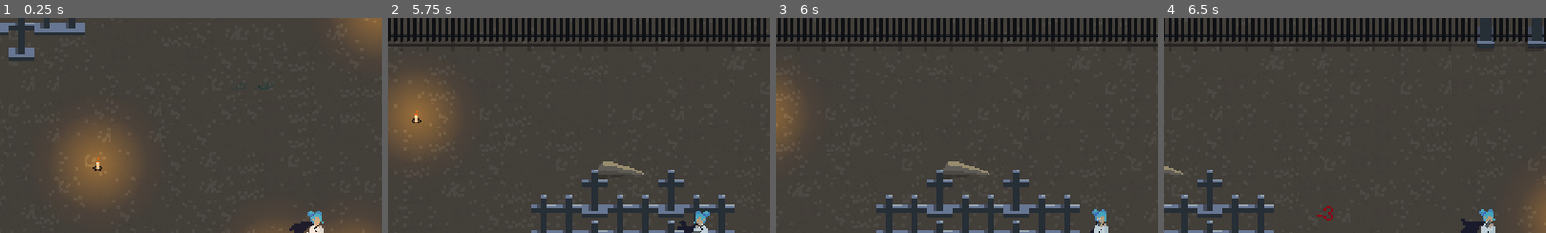
Above: before the commit, frames 1-4 (left to right).
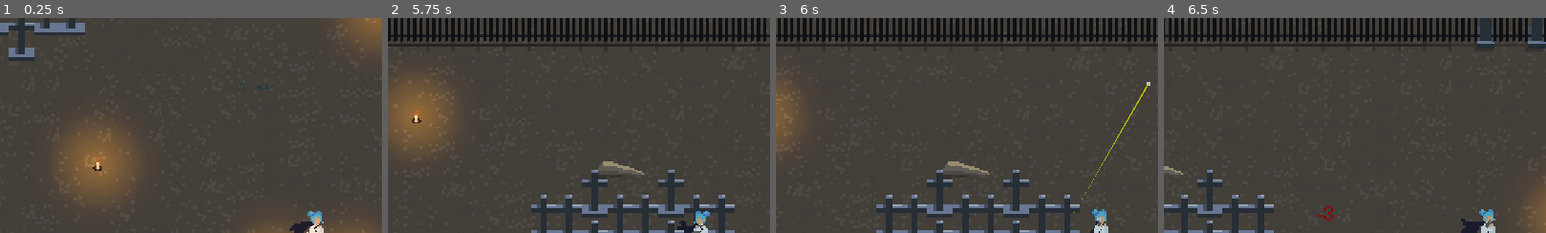
Above: after the commit, the same moments.

Repository: Niimphu/JGJ24
Game: Godot game, scene res://scenes/game/game.tscn
Two runs of this game, one before a commit and one after it. Both use one fixed random seed, a clock stepped at 60 frames per second and the inputs below. The engine's default icon, where the game draws it, is replaced by a stand-in: a white triangle on a blue panel in a dark square.
Inputs (mouse positions are % of the whole screen's width and height, from its top left):
- Up to frame 1 (0.25 s): no input
- Up to frame 2 (5.75 s): tap Enter at 0.5 s; move the mouse to (45, 70) at 0.52 s; hold W (move_up) 0.53-2.03 s; tap Space (roll) at 0.6, 1.55, 2.1, 2.85, 3.8, 4.35, 5.1 s; move the mouse to (80, 65) at 1.27 s; click (80, 65) at 1.35 s; move the mouse to (20, 35) at 2.02 s; hold A (move_left) 2.03-3.53 s; move the mouse to (55, 50) at 2.77 s; move the mouse to (35, 25) at 3.52 s; hold S (move_down) 3.53-4.28 s; click (35, 25) at 3.6 s; tap R (reload) at 4.15 s; move the mouse to (72, 45) at 4.27 s; hold D (move_right) 4.28-5.03 s; move the mouse to (30, 55) at 5.02 s; hold W (move_up) from 5.03 s (still down)
- Up to frame 3 (6 s): move the mouse to (60, 28) at 5.77 s; release W (move_up) at 5.78 s; hold D (move_right) from 5.78 s (still down); click (60, 28) at 5.85 s
- Up to frame 4 (6.5 s): keep holding D (move_right); tap Space (roll) at 6.05 s
The pictures show only the part of the screen within x 9-59%, y 0-50%; the shares and areas given below are measured in that part.

Frames 1-2 are identical in both runs. In frame 3, 0.2% of the frame differs, in the area x 78-98%, y 29-91%; in frame 4, nothing differs.

Commit message:
coins on enemy death, player hurtbox

Diff:
--- a/event_bus.gd
+++ b/event_bus.gd
@@ -1,3 +1,3 @@
 extends Node
 
-signal enemy_died
+signal enemy_died(amount: int, location: Vector2)
--- a/scenes/entities/base_enemy.tscn
+++ b/scenes/entities/base_enemy.tscn
@@ -112,3 +112,11 @@
 libraries = {
 "": SubResource("AnimationLibrary_4ap1t")
 }
+
+[node name="Hitbox" type="Area2D" parent="."]
+collision_layer = 64
+collision_mask = 4
+
+[node name="HitboxShape" type="CollisionShape2D" parent="Hitbox"]
+position = Vector2(0.191149, -6.86955)
+shape = SubResource("RectangleShape2D_7a8j7")
--- a/scenes/entities/enemy.gd
+++ b/scenes/entities/enemy.gd
@@ -13,6 +13,10 @@
 @export var armour := 1
 ## Number of bullets needed to kill this enemy
 @export var health := 1
+##
+@export var value := 1
+##
+@export var height := Vector2(0, -20)
 
 var player: Node2D
 
@@ -68,8 +72,9 @@
 	Animator.play("death")
 
 
+
 func finished_animation(anim_name: String) -> void:
 	if anim_name == "death":
 		died.emit()
-		EventBus.enemy_died.emit()
+		EventBus.enemy_died.emit(value, global_position + height)
 		queue_free()
--- a/scenes/entities/player.gd
+++ b/scenes/entities/player.gd
@@ -18,6 +18,7 @@
 @onready var Shadow := $Shadow
 @onready var Collider := $CollisionShape2D
 @onready var Sound := $Sound
+@onready var Hurtbox = $PlayerHurtbox
 
 @onready var bullet_scene := preload("bullet.tscn")
 @onready var dust_scene := preload("res://scenes/entities/roll_dust.tscn")
@@ -42,8 +43,12 @@
 
 
 func _ready():
+	Hurtbox.area_entered.connect(_on_hurtbox_entered)
 	Animator.animation_finished.connect(finished_animation)
 
+func _on_hurtbox_entered(area: Area2D) -> void:
+	#play animation
+	pass
 
 func _physics_process(delta: float) -> void:
 	if resuming:
--- a/scenes/entities/player.tscn
+++ b/scenes/entities/player.tscn
@@ -164,6 +164,18 @@
 "update": 1,
 "values": [0]
 }
+tracks/3/type = "value"
+tracks/3/imported = false
+tracks/3/enabled = true
+tracks/3/path = NodePath("Jacket:visible")
+tracks/3/interp = 1
+tracks/3/loop_wrap = true
+tracks/3/keys = {
+"times": PackedFloat32Array(0),
+"transitions": PackedFloat32Array(1),
+"update": 1,
+"values": [true]
+}
 
 [sub_resource type="Animation" id="Animation_t2nq5"]
 resource_name = "death"
@@ -188,6 +200,18 @@
 tracks/1/interp = 1
 tracks/1/loop_wrap = true
 tracks/1/keys = {
+"times": PackedFloat32Array(0),
+"transitions": PackedFloat32Array(1),
+"update": 1,
+"values": [false]
+}
+tracks/2/type = "value"
+tracks/2/imported = false
+tracks/2/enabled = true
+tracks/2/path = NodePath("Jacket:visible")
+tracks/2/interp = 1
+tracks/2/loop_wrap = true
+tracks/2/keys = {
 "times": PackedFloat32Array(0),
 "transitions": PackedFloat32Array(1),
 "update": 1,
--- a/scenes/game/game.gd
+++ b/scenes/game/game.gd
@@ -15,10 +15,12 @@
 var current_wave := 0
 var current_wave_enemy_count := 0
 var wave_spawning := false
+var add_coin := false
 
 
 func _ready():
 	CoinCount.text = str(coins)
+	EventBus.enemy_died.connect(_on_enemy_died)
 	Input.mouse_mode = Input.MOUSE_MODE_HIDDEN
 	UpgradeManager.upgrade_selected.connect(spawn_next_wave)
 	WaveManager.wave_complete.connect(wave_complete)
@@ -47,7 +49,7 @@
 
 func update_coins(amount: int, location: Vector2) -> bool:
 	if coins + amount < 0:
-		return false
+		return false #emit death signal
 	coins += amount
 	CoinCount.text = str(coins)
 	popup(amount, location)
@@ -71,3 +73,6 @@
 	get_tree().paused = false
 	Input.mouse_mode = Input.MOUSE_MODE_HIDDEN
 	Player.resume()
+
+func _on_enemy_died(amount: int, location: Vector2): #works but does not visually affect counter until roll used
+	update_coins(amount, location)
--- a/scenes/game/game.tscn
+++ b/scenes/game/game.tscn
@@ -343,26 +343,27 @@
 position = Vector2(0.2785, 0.335199)
 
 [node name="Pillar" type="CollisionPolygon2D" parent="Entities/NavigationRegion2D/TerrainInfo/TerrainHurtbox"]
-position = Vector2(-7, -1)
-scale = Vector2(0.979976, 1.03221)
-polygon = PackedVector2Array(-159.188, 140.475, -170.412, 140.475, -168.372, 104.63, -165.31, 99.7859, -164.29, 99.7859, -161.229, 104.63)
+polygon = PackedVector2Array(-291, 130, -291, 144, -302, 144, -302, 130)
 
 [node name="Pillar2" type="CollisionPolygon2D" parent="Entities/NavigationRegion2D/TerrainInfo/TerrainHurtbox"]
-polygon = PackedVector2Array(-291, 144, -302, 144, -300, 107, -297, 102, -296, 102, -293, 107)
+position = Vector2(-64, 0)
+polygon = PackedVector2Array(-291, 130, -291, 144, -302, 144, -302, 130)
 
 [node name="Pillar3" type="CollisionPolygon2D" parent="Entities/NavigationRegion2D/TerrainInfo/TerrainHurtbox"]
-polygon = PackedVector2Array(-355, 144, -366, 144, -364, 107, -361, 102, -360, 102, -357, 107)
+position = Vector2(128, 0)
+polygon = PackedVector2Array(-291, 130, -291, 144, -302, 144, -302, 130)
 
 [node name="Pillar4" type="CollisionPolygon2D" parent="Entities/NavigationRegion2D/TerrainInfo/TerrainHurtbox"]
-polygon = PackedVector2Array(-355, 30, -366, 30, -364, -7, -361, -12, -360, -12, -357, -7)
+position = Vector2(192, 0)
+polygon = PackedVector2Array(-291, 130, -291, 144, -302, 144, -302, 130)
 
 [node name="Pillar5" type="CollisionPolygon2D" parent="Entities/NavigationRegion2D/TerrainInfo/TerrainHurtbox"]
-position = Vector2(256, 0)
-polygon = PackedVector2Array(-355, 30, -366, 30, -364, -7, -361, -12, -360, -12, -357, -7)
+position = Vector2(192, -114)
+polygon = PackedVector2Array(-291, 130, -291, 144, -303, 144, -303, 130)
 
 [node name="Pillar6" type="CollisionPolygon2D" parent="Entities/NavigationRegion2D/TerrainInfo/TerrainHurtbox"]
-position = Vector2(256, 114)
-polygon = PackedVector2Array(-355, 30, -366, 30, -364, -7, -361, -12, -360, -12, -357, -7)
+position = Vector2(-63, -114)
+polygon = PackedVector2Array(-292, 130, -292, 144, -303, 144, -303, 130)
 
 [node name="CollisionPolygon2D7" type="CollisionPolygon2D" parent="Entities/NavigationRegion2D/TerrainInfo/TerrainHurtbox"]
 polygon = PackedVector2Array(-163, 140, -109, 140, -109, 133, -163, 133)
@@ -452,67 +453,67 @@
 polygon = PackedVector2Array(113, -152, 126, -152, 126, -160, 125, -160, 125, -171, 123, -173, 116, -173, 114, -170, 114, -160, 113, -160)
 
 [node name="Cross" type="CollisionPolygon2D" parent="Entities/NavigationRegion2D/TerrainInfo/TerrainHurtbox"]
-polygon = PackedVector2Array(-240, -120, -224, -120, -224, -128, -230, -128, -230, -139, -224, -139, -224, -144, -230, -144, -230, -150, -234, -150, -234, -144, -240, -144, -240, -139, -234, -139, -234, -128, -240, -128)
+polygon = PackedVector2Array(-240, -120, -224, -120, -224, -128, -230, -128, -234, -128, -240, -128)
 
 [node name="Cross2" type="CollisionPolygon2D" parent="Entities/NavigationRegion2D/TerrainInfo/TerrainHurtbox"]
 position = Vector2(-32, -16)
-polygon = PackedVector2Array(-240, -120, -224, -120, -224, -128, -230, -128, -230, -139, -224, -139, -224, -144, -230, -144, -230, -150, -234, -150, -234, -144, -240, -144, -240, -139, -234, -139, -234, -128, -240, -128)
+polygon = PackedVector2Array(-240, -120, -224, -120, -224, -128, -230, -128, -234, -128, -240, -128)
 
 [node name="Cross3" type="CollisionPolygon2D" parent="Entities/NavigationRegion2D/TerrainInfo/TerrainHurtbox"]
 position = Vector2(-16, -16)
-polygon = PackedVector2Array(-240, -120, -224, -120, -224, -128, -230, -128, -230, -139, -224, -139, -224, -144, -230, -144, -230, -150, -234, -150, -234, -144, -240, -144, -240, -139, -234, -139, -234, -128, -240, -128)
+polygon = PackedVector2Array(-240, -120, -224, -120, -224, -128, -230, -128, -234, -128, -240, -128)
 
 [node name="Cross4" type="CollisionPolygon2D" parent="Entities/NavigationRegion2D/TerrainInfo/TerrainHurtbox"]
-position = Vector2(0, -32)
-polygon = PackedVector2Array(-240, -120, -224, -120, -224, -128, -230, -128, -230, -139, -224, -139, -224, -144, -230, -144, -230, -150, -234, -150, -234, -144, -240, -144, -240, -139, -234, -139, -234, -128, -240, -128)
+position = Vector2(16, -16)
+polygon = PackedVector2Array(-240, -120, -224, -120, -224, -128, -230, -128, -234, -128, -240, -128)
 
 [node name="Cross5" type="CollisionPolygon2D" parent="Entities/NavigationRegion2D/TerrainInfo/TerrainHurtbox"]
-position = Vector2(16, -16)
-polygon = PackedVector2Array(-240, -120, -224, -120, -224, -128, -230, -128, -230, -139, -224, -139, -224, -144, -230, -144, -230, -150, -234, -150, -234, -144, -240, -144, -240, -139, -234, -139, -234, -128, -240, -128)
+position = Vector2(32, -16)
+polygon = PackedVector2Array(-240, -120, -224, -120, -224, -128, -230, -128, -234, -128, -240, -128)
 
 [node name="Cross6" type="CollisionPolygon2D" parent="Entities/NavigationRegion2D/TerrainInfo/TerrainHurtbox"]
-position = Vector2(32, -16)
-polygon = PackedVector2Array(-240, -120, -224, -120, -224, -128, -230, -128, -230, -139, -224, -139, -224, -144, -230, -144, -230, -150, -234, -150, -234, -144, -240, -144, -240, -139, -234, -139, -234, -128, -240, -128)
+position = Vector2(48, 0)
+polygon = PackedVector2Array(-240, -120, -224, -120, -224, -128, -230, -128, -234, -128, -240, -128)
 
 [node name="Cross7" type="CollisionPolygon2D" parent="Entities/NavigationRegion2D/TerrainInfo/TerrainHurtbox"]
-position = Vector2(48, 0)
-polygon = PackedVector2Array(-240, -120, -224, -120, -224, -128, -230, -128, -230, -139, -224, -139, -224, -144, -230, -144, -230, -150, -234, -150, -234, -144, -240, -144, -240, -139, -234, -139, -234, -128, -240, -128)
+position = Vector2(64, -16)
+polygon = PackedVector2Array(-240, -120, -224, -120, -224, -128, -230, -128, -234, -128, -240, -128)
 
 [node name="Cross8" type="CollisionPolygon2D" parent="Entities/NavigationRegion2D/TerrainInfo/TerrainHurtbox"]
-position = Vector2(64, -16)
-polygon = PackedVector2Array(-240, -120, -224, -120, -224, -128, -230, -128, -230, -139, -224, -139, -224, -144, -230, -144, -230, -150, -234, -150, -234, -144, -240, -144, -240, -139, -234, -139, -234, -128, -240, -128)
+position = Vector2(80, -16)
+polygon = PackedVector2Array(-240, -120, -224, -120, -224, -128, -230, -128, -234, -128, -240, -128)
 
 [node name="Cross9" type="CollisionPolygon2D" parent="Entities/NavigationRegion2D/TerrainInfo/TerrainHurtbox"]
 position = Vector2(48, -32)
-polygon = PackedVector2Array(-240, -120, -224, -120, -224, -128, -230, -128, -230, -139, -224, -139, -224, -144, -230, -144, -230, -150, -234, -150, -234, -144, -240, -144, -240, -139, -234, -139, -234, -128, -240, -128)
+polygon = PackedVector2Array(-240, -120, -224, -120, -224, -128, -230, -128, -234, -128, -240, -128)
 
 [node name="Cross10" type="CollisionPolygon2D" parent="Entities/NavigationRegion2D/TerrainInfo/TerrainHurtbox"]
-position = Vector2(80, -16)
-polygon = PackedVector2Array(-240, -120, -224, -120, -224, -128, -230, -128, -230, -139, -224, -139, -224, -144, -230, -144, -230, -150, -234, -150, -234, -144, -240, -144, -240, -139, -234, -139, -234, -128, -240, -128)
+position = Vector2(0, -32)
+polygon = PackedVector2Array(-240, -120, -224, -120, -224, -128, -230, -128, -234, -128, -240, -128)
 
 [node name="Cross11" type="CollisionPolygon2D" parent="Entities/NavigationRegion2D/TerrainInfo/TerrainHurtbox"]
 position = Vector2(336, -32)
-polygon = PackedVector2Array(-240, -120, -224, -120, -224, -128, -230, -128, -230, -139, -224, -139, -224, -144, -230, -144, -230, -150, -234, -150, -234, -144, -240, -144, -240, -139, -234, -139, -234, -128, -240, -128)
+polygon = PackedVector2Array(-240, -120, -224, -120, -224, -128, -230, -128, -234, -128, -240, -128)
 
 [node name="Cross12" type="CollisionPolygon2D" parent="Entities/NavigationRegion2D/TerrainInfo/TerrainHurtbox"]
 position = Vector2(368, -32)
-polygon = PackedVector2Array(-240, -120, -224, -120, -224, -128, -230, -128, -230, -139, -224, -139, -224, -144, -230, -144, -230, -150, -234, -150, -234, -144, -240, -144, -240, -139, -234, -139, -234, -128, -240, -128)
+polygon = PackedVector2Array(-240, -120, -224, -120, -224, -128, -230, -128, -234, -128, -240, -128)
 
 [node name="Cross13" type="CollisionPolygon2D" parent="Entities/NavigationRegion2D/TerrainInfo/TerrainHurtbox"]
 position = Vector2(480, 16)
-polygon = PackedVector2Array(-240, -120, -224, -120, -224, -128, -230, -128, -230, -139, -224, -139, -224, -144, -230, -144, -230, -150, -234, -150, -234, -144, -240, -144, -240, -139, -234, -139, -234, -128, -240, -128)
+polygon = PackedVector2Array(-240, -120, -224, -120, -224, -128, -230, -128, -234, -128, -240, -128)
 
 [node name="Cross14" type="CollisionPolygon2D" parent="Entities/NavigationRegion2D/TerrainInfo/TerrainHurtbox"]
 position = Vector2(592, 256)
-polygon = PackedVector2Array(-240, -120, -224, -120, -224, -128, -230, -128, -230, -139, -224, -139, -224, -144, -230, -144, -230, -150, -234, -150, -234, -144, -240, -144, -240, -139, -234, -139, -234, -128, -240, -128)
+polygon = PackedVector2Array(-240, -120, -224, -120, -224, -128, -230, -128, -234, -128, -240, -128)
 
 [node name="Cross15" type="CollisionPolygon2D" parent="Entities/NavigationRegion2D/TerrainInfo/TerrainHurtbox"]
+position = Vector2(656, 256)
+polygon = PackedVector2Array(-240, -120, -224, -120, -224, -128, -230, -128, -234, -128, -240, -128)
+
+[node name="Cross16" type="CollisionPolygon2D" parent="Entities/NavigationRegion2D/TerrainInfo/TerrainHurtbox"]
 position = Vector2(640, 272)
-polygon = PackedVector2Array(-240, -120, -224, -120, -224, -128, -230, -128, -230, -139, -224, -139, -224, -144, -230, -144, -230, -150, -234, -150, -234, -144, -240, -144, -240, -139, -234, -139, -234, -128, -240, -128)
-
-[node name="Cross16" type="CollisionPolygon2D" parent="Entities/NavigationRegion2D/TerrainInfo/TerrainHurtbox"]
-position = Vector2(656, 256)
-polygon = PackedVector2Array(-240, -120, -224, -120, -224, -128, -230, -128, -230, -139, -224, -139, -224, -144, -230, -144, -230, -150, -234, -150, -234, -144, -240, -144, -240, -139, -234, -139, -234, -128, -240, -128)
+polygon = PackedVector2Array(-240, -120, -224, -120, -224, -128, -230, -128, -234, -128, -240, -128)
 
 [node name="SingleTire" type="CollisionPolygon2D" parent="Entities/NavigationRegion2D/TerrainInfo/TerrainHurtbox"]
 polygon = PackedVector2Array(398, -122, 405, -126, 405, -135, 398, -139, 389, -139, 380, -133, 380, -126, 385, -122)
